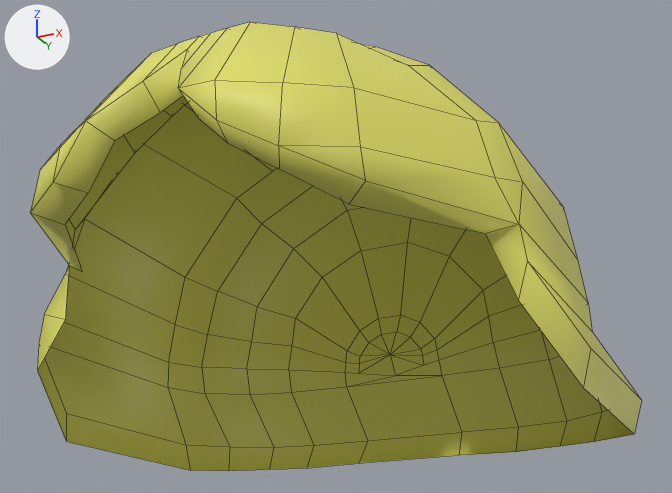
Two versions of the FBX model Gamelab 9LS- URP DA Game/Assets/Player/Config/Models/Hat_Wig.fbx, one commit apart.
Both versions are drawn from a 50 mm lens placed at (0.947, -1.659, 0.614), pointed at (0.049, 0.138, 1.422). Lighting does not change. The marker at upper left points along +X, +Y and +Z. Mesh edges are drawn as thin lines.

The first picture shows 'Wig'.
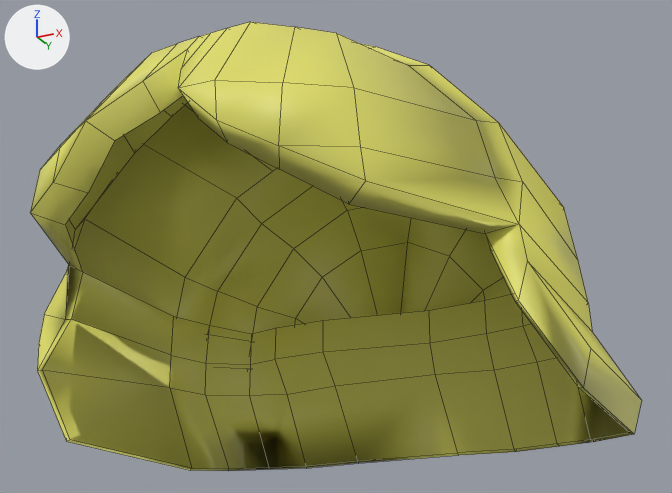
Changed parts and their boxes [x1, y1, x2, y2] in the pictures (672 x 493 px):
part 1 of me_roundcube_026, built on
    before: [349, 181, 518, 234]
    after: [38, 181, 634, 471]

Edits to the bpy script that builds the scene:
```text
Change me_roundcube_026:
    used by ob_wig; location = (0.0, 0.005, 1.393)
    remove me_roundcube_026.from_pydata(...)  # 174 vertices, 162 faces; spans x -0.623..0.631, y -0.519..0.74, z -0.388..0.449
    add me_roundcube_026.from_pydata(...)  # 227 vertices, 218 faces; spans x -0.623..0.631, y -0.519..0.74, z -0.388..0.449
    me_roundcube_026 part 1
    1 vertex is removed from x 0.465, y -0.148, z -0.116
    1 face is deleted
    44 vertices are added at x -0.587..0.598, y -0.452..0.684, z -0.386..0.25
    10 new vertices lie (0.0, 0.0, 0.09) away from vertices in x -0.407..0.507, y -0.121..0.551, z -0.128..-0.104
    57 new faces join them
```
